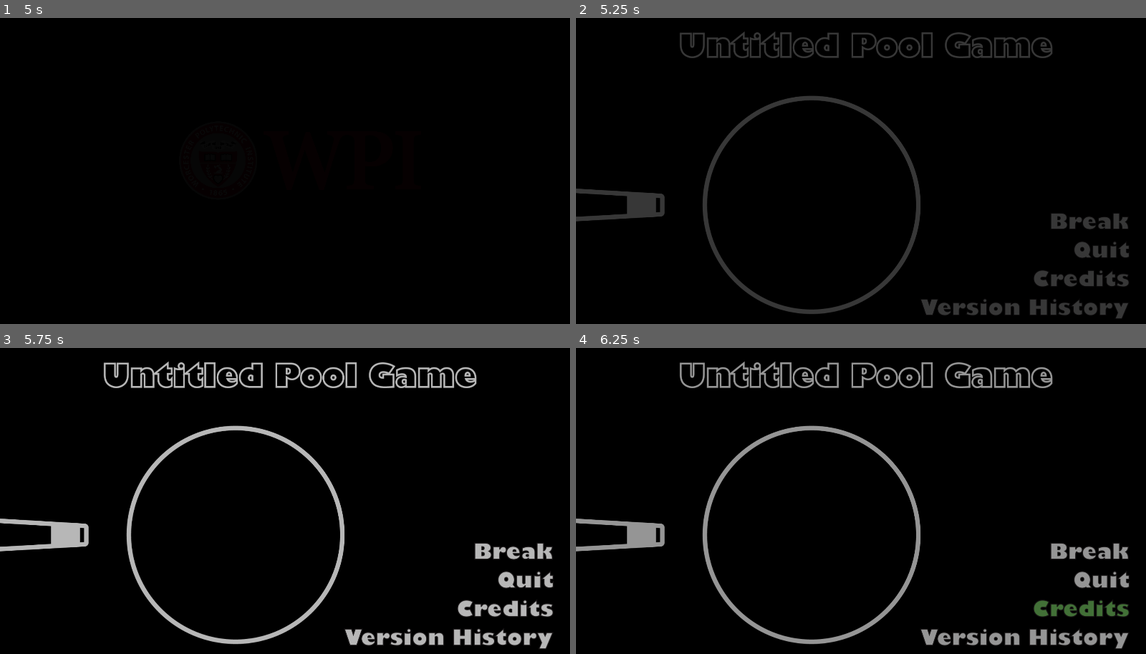
Above: before the commit, frames 1-4 (two rows, left to right).
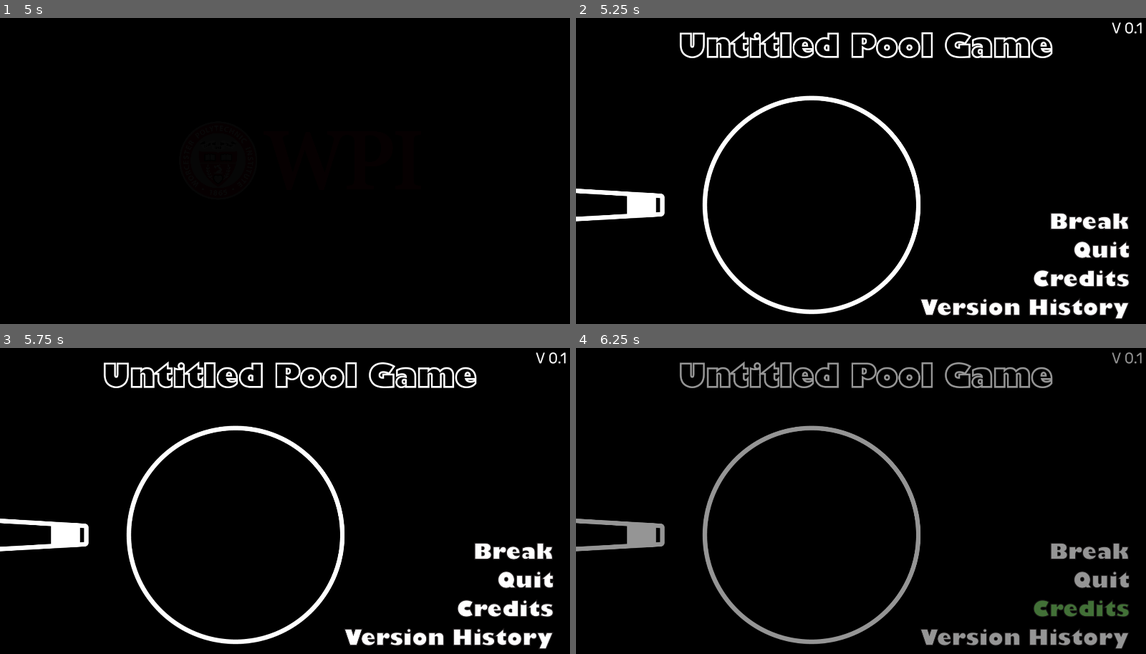
Above: after the commit, the same moments.

Repository: Muirotidua/IMGD1001-Project
Game: Godot game, scene res://scenes/splash_screen.tscn
Same seed, same stepped clock (60 frames per second), same inputs: the game is played once before the commit and once after it.
Inputs (mouse positions are in pixels of both pictures, inside the frame that each line leads up to):
- Up to frame 1 (5 s): move the mouse to (410, 155) at 0.52 s; press the mouse at (410, 155) at 0.53 s; hold D (move_right) 0.53-1.28 s; move the mouse to (171, 189) at 1.27 s; release the mouse at (171, 189) at 1.28 s; hold S (move_down) 1.28-2.03 s; tap Space (switch) at 1.35, 2.85, 4.35 s; move the mouse to (342, 100) at 2.02 s; press the mouse at (342, 100) at 2.03 s; hold D (move_right) 2.03-2.78 s; move the mouse to (256, 238) at 2.77 s; release the mouse at (256, 238) at 2.78 s; hold W (move_up) 2.78-3.53 s; move the mouse to (456, 219) at 3.52 s; press the mouse at (456, 219) at 3.53 s; hold Left (left_tar) from 3.53 s (still down); move the mouse to (114, 125) at 4.27 s; release the mouse at (114, 125) at 4.28 s
- Up to frame 2 (5.25 s): move the mouse to (889, 174) at 5.02 s; release Left (left_tar) at 5.03 s; press the mouse at (889, 174) at 5.03 s; hold S (move_down) from 5.03 s (still down)
- Up to frame 3 (5.75 s): keep holding S (move_down)
- Up to frame 4 (6.25 s): release S (move_down) at 5.75 s; release the mouse at (889, 504) at 5.75 s; click (1083, 611) at 5.75 s

Frame 1 is identical in both runs. In frame 2, 7.4% of the frame differs, in the area x 0-100%, y 1-99%; in frame 3, 6.5%; in frame 4, less than 0.1%.

Commit message:
Updated credits and version history
Updated credits and version history

Diff:
--- a/project.godot
+++ b/project.godot
@@ -136,6 +136,11 @@
 "events": [Object(InputEventKey,"resource_local_to_scene":false,"resource_name":"","device":-1,"window_id":0,"alt_press …(195 unchanged characters)…
 ]
 }
+quit={
+"deadzone": 0.2,
+"events": [Object(InputEventKey,"resource_local_to_scene":false,"resource_name":"","device":-1,"window_id":0,"alt_pressed":false,"shift_pressed":false,"ctrl_pressed":false,"meta_pressed":false,"pressed":false,"keycode":0,"physical_keycode":4194305,"key_label":0,"unicode":0,"location":0,"echo":false,"script":null)
+]
+}
 
 [layer_names]
 
--- /dev/null
+++ b/scenes/credits.gd
@@ -0,0 +1,8 @@
+extends Node2D
+
+
+
+
+
+func _on_back_pressed() -> void:
+	get_tree().change_scene_to_file("res://scenes/main_menu.tscn")
--- /dev/null
+++ b/scenes/credits.tscn
@@ -0,0 +1,105 @@
+[gd_scene load_steps=12 format=3 uid="uid://cbaury2loemd3"]
+
+[ext_resource type="Script" uid="uid://clwb6fvehmvpy" path="res://scenes/credits.gd" id="1_2ckv8"]
+[ext_resource type="FontFile" uid="uid://cp3v0aybpc3jl" path="res://Fonts/rubik/Rubik-Bold.ttf" id="3_8gwij"]
+
+[sub_resource type="LabelSettings" id="LabelSettings_mah5v"]
+font = ExtResource("3_8gwij")
+font_size = 100
+
+[sub_resource type="Animation" id="Animation_kyhnv"]
+resource_name = "Credit_Scroll"
+length = 2.5
+tracks/0/type = "value"
+tracks/0/imported = false
+tracks/0/enabled = true
+tracks/0/path = NodePath(".:position")
+tracks/0/interp = 1
+tracks/0/loop_wrap = true
+tracks/0/keys = {
+"times": PackedFloat32Array(0, 2.5),
+"transitions": PackedFloat32Array(1, 1),
+"update": 0,
+"values": [Vector2(619, 1114), Vector2(619, 101)]
+}
+
+[sub_resource type="Animation" id="Animation_ooihk"]
+length = 0.001
+tracks/0/type = "value"
+tracks/0/imported = false
+tracks/0/enabled = true
+tracks/0/path = NodePath(".:position")
+tracks/0/interp = 1
+tracks/0/loop_wrap = true
+tracks/0/keys = {
+"times": PackedFloat32Array(0),
+"transitions": PackedFloat32Array(1),
+"update": 0,
+"values": [Vector2(619, 1114)]
+}
+
+[sub_resource type="AnimationLibrary" id="AnimationLibrary_ih6pn"]
+_data = {
+&"Credit_Scroll": SubResource("Animation_kyhnv"),
+&"RESET": SubResource("Animation_ooihk")
+}
+
+[sub_resource type="StyleBoxEmpty" id="StyleBoxEmpty_2ckv8"]
+
+[sub_resource type="StyleBoxEmpty" id="StyleBoxEmpty_0ctdu"]
+
+[sub_resource type="StyleBoxEmpty" id="StyleBoxEmpty_2fbfq"]
+
+[sub_resource type="StyleBoxEmpty" id="StyleBoxEmpty_8gwij"]
+
+[sub_resource type="StyleBoxEmpty" id="StyleBoxEmpty_mah5v"]
+
+[node name="Credits" type="Node2D"]
+script = ExtResource("1_2ckv8")
+
+[node name="ColorRect" type="ColorRect" parent="."]
+offset_left = -10.0
+offset_top = -9.0
+offset_right = 1928.0
+offset_bottom = 1090.0
+color = Color(0, 0, 0, 1)
+
+[node name="Label" type="Label" parent="."]
+offset_left = 619.0
+offset_top = 1114.0
+offset_right = 1386.0013
+offset_bottom = 1965.0002
+text = "Designer: Liam
+
+Designer: Max
+
+Designer: E
+
+Designer: Eric"
+label_settings = SubResource("LabelSettings_mah5v")
+
+[node name="AnimationPlayer" type="AnimationPlayer" parent="."]
+root_node = NodePath("../Label")
+libraries = {
+&"": SubResource("AnimationLibrary_ih6pn")
+}
+autoplay = "Credit_Scroll"
+
+[node name="Back" type="Button" parent="."]
+offset_left = 1590.0
+offset_top = 880.0
+offset_right = 1885.0
+offset_bottom = 1027.0
+theme_override_colors/font_color = Color(1, 1, 1, 1)
+theme_override_colors/font_pressed_color = Color(0.10980392, 0.6392157, 0.23529412, 1)
+theme_override_colors/font_hover_color = Color(0.10980392, 0.6392157, 0.23529412, 1)
+theme_override_fonts/font = ExtResource("3_8gwij")
+theme_override_font_sizes/font_size = 100
+theme_override_styles/normal = SubResource("StyleBoxEmpty_2ckv8")
+theme_override_styles/pressed = SubResource("StyleBoxEmpty_0ctdu")
+theme_override_styles/hover = SubResource("StyleBoxEmpty_2fbfq")
+theme_override_styles/disabled = SubResource("StyleBoxEmpty_8gwij")
+theme_override_styles/focus = SubResource("StyleBoxEmpty_mah5v")
+text = "Back"
+
+[connection signal="pressed" from="Back" to="." method="_on_back_pressed"]
--- a/scenes/main_menu.gd
+++ b/scenes/main_menu.gd
@@ -6,6 +6,9 @@
 func _ready() -> void:
 	$"Fade/Fade Timer".start()
 	$Fade/AnimationPlayer.play("fade_out_black")
+
+
+
 
 func _on_start_pressed() -> void:
 	clicked = "start";
@@ -31,9 +34,16 @@
 	get_tree().quit()
 
 
+
+
+
 func _on_fade_timer_timeout() -> void:
 	if !loaded:
 		loaded = true
 	else:
 		if clicked == "start":
 			get_tree().change_scene_to_file("res://scenes/survivorsgame.tscn")
+		if clicked == "credits":
+			get_tree().change_scene_to_file("res://scenes/credits.tscn")
+		if clicked == "version_notes":
+			get_tree().change_scene_to_file("res://scenes/version_history.tscn")
--- a/scenes/main_menu.tscn
+++ b/scenes/main_menu.tscn
@@ -11,6 +11,11 @@
 [ext_resource type="Texture2D" uid="uid://b24ot2i6crui7" path="res://visuals/main_menu/CreditButton.fill.png" id="8_7b55j"]
 [ext_resource type="Texture2D" uid="uid://b8m064ln7lx47" path="res://visuals/main_menu/QuitButton.blank.png" id="9_5pajh"]
 [ext_resource type="Texture2D" uid="uid://bumiwjpf8ole4" path="res://visuals/main_menu/QuitButton.fill.png" id="10_j7ex8"]
+[ext_resource type="FontFile" uid="uid://c1g6gofkf5f8s" path="res://Fonts/rubik/Rubik-Regular.ttf" id="12_flqon"]
+
+[sub_resource type="LabelSettings" id="LabelSettings_rcqid"]
+font = ExtResource("12_flqon")
+font_size = 50
 
 [node name="Main Menu" type="Node2D"]
 script = ExtResource("1_l6cm7")
@@ -22,9 +27,9 @@
 texture = ExtResource("2_lgwnu")
 
 [node name="Fade" parent="." instance=ExtResource("2_ekxnf")]
+visible = false
 top_level = true
 z_index = 100
-color = Color(0, 0, 0, 1)
 
 [node name="Fade Timer" type="Timer" parent="Fade"]
 one_shot = true
@@ -88,6 +93,14 @@
 texture_normal = ExtResource("9_5pajh")
 texture_hover = ExtResource("10_j7ex8")
 
+[node name="Label" type="Label" parent="."]
+offset_left = 1795.0
+offset_top = 26.0
+offset_right = 1939.0
+offset_bottom = 110.0
+text = "V 0.1"
+label_settings = SubResource("LabelSettings_rcqid")
+
 [connection signal="timeout" from="Fade/Fade Timer" to="." method="_on_fade_timer_timeout"]
 [connection signal="pressed" from="Buttons/Start" to="." method="_on_start_pressed"]
 [connection signal="pressed" from="Buttons/Version Notes" to="." method="_on_version_notes_pressed"]
--- /dev/null
+++ b/scenes/version_history.gd
@@ -0,0 +1,5 @@
+extends Node2D
+
+
+func _on_back_pressed() -> void:
+	get_tree().change_scene_to_file("res://scenes/main_menu.tscn")
--- /dev/null
+++ b/scenes/version_history.tscn
@@ -0,0 +1,62 @@
+[gd_scene load_steps=9 format=3 uid="uid://bmb7615ge7usp"]
+
+[ext_resource type="Script" uid="uid://chyn2kar3tg8c" path="res://scenes/version_history.gd" id="1_4leat"]
+[ext_resource type="FontFile" uid="uid://cp3v0aybpc3jl" path="res://Fonts/rubik/Rubik-Bold.ttf" id="1_cikha"]
+[ext_resource type="FontFile" uid="uid://dvpvovkqfuk3s" path="res://Fonts/rubik/Rubik-Medium.ttf" id="2_4leat"]
+
+[sub_resource type="StyleBoxEmpty" id="StyleBoxEmpty_xbik1"]
+
+[sub_resource type="StyleBoxEmpty" id="StyleBoxEmpty_dvc5c"]
+
+[sub_resource type="StyleBoxEmpty" id="StyleBoxEmpty_0po0f"]
+
+[sub_resource type="StyleBoxEmpty" id="StyleBoxEmpty_g6662"]
+
+[sub_resource type="StyleBoxEmpty" id="StyleBoxEmpty_732ry"]
+
+[node name="VersionHistory" type="Node2D"]
+script = ExtResource("1_4leat")
+
+[node name="ColorRect" type="ColorRect" parent="."]
+offset_left = -17.0
+offset_top = -17.0
+offset_right = 1937.0
+offset_bottom = 1107.0
+color = Color(0, 0, 0, 1)
+
+[node name="Back" type="Button" parent="."]
+offset_left = 1573.0
+offset_top = 863.0
+offset_right = 1868.0
+offset_bottom = 1010.0
+theme_override_colors/font_color = Color(1, 1, 1, 1)
+theme_override_colors/font_pressed_color = Color(0.10980392, 0.6392157, 0.23529412, 1)
+theme_override_colors/font_hover_color = Color(0.10980392, 0.6392157, 0.23529412, 1)
+theme_override_fonts/font = ExtResource("1_cikha")
+theme_override_font_sizes/font_size = 100
+theme_override_styles/normal = SubResource("StyleBoxEmpty_xbik1")
+theme_override_styles/pressed = SubResource("StyleBoxEmpty_dvc5c")
+theme_override_styles/hover = SubResource("StyleBoxEmpty_0po0f")
+theme_override_styles/disabled = SubResource("StyleBoxEmpty_g6662")
+theme_override_styles/focus = SubResource("StyleBoxEmpty_732ry")
+text = "Back"
+
+[node name="RichTextLabel" type="RichTextLabel" parent="."]
+offset_left = 46.0
+offset_top = 52.0
+offset_right = 1871.0
+offset_bottom = 1059.0
+theme_override_fonts/normal_font = ExtResource("2_4leat")
+theme_override_font_sizes/normal_font_size = 60
+text = "V 0.1
+
+-Added a WPI Splash Screen
+
+-Added a Main Menu with interactable buttons, title, and image
+
+-Added scrolling credits
+
+-Added Version History Notes"
+horizontal_alignment = 1
+
+[connection signal="pressed" from="Back" to="." method="_on_back_pressed"]
Binary file added: Fonts/rubik/Rubik-Black.ttf
Not shown, added: Fonts/rubik/Rubik-Black.ttf.import
Binary file added: Fonts/rubik/Rubik-BlackItalic.ttf
Not shown, added: Fonts/rubik/Rubik-BlackItalic.ttf.import
Binary file added: Fonts/rubik/Rubik-Bold.ttf
Not shown, added: Fonts/rubik/Rubik-Bold.ttf.import
Binary file added: Fonts/rubik/Rubik-BoldItalic.ttf
Not shown, added: Fonts/rubik/Rubik-BoldItalic.ttf.import
Binary file added: Fonts/rubik/Rubik-Italic.ttf
Not shown, added: Fonts/rubik/Rubik-Italic.ttf.import
Binary file added: Fonts/rubik/Rubik-Light.ttf
Not shown, added: Fonts/rubik/Rubik-Light.ttf.import
(and 13 more such lines)
